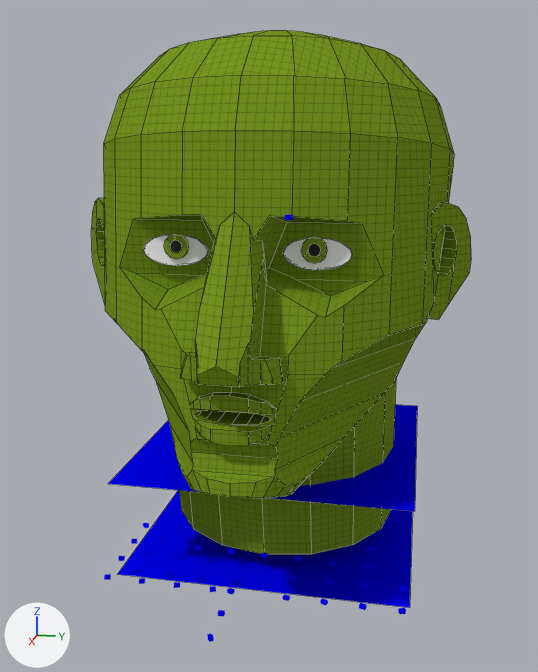
Before and after pictures for a commit that changed the Blender file test_arachnorig/blender/face.blend.
Rendered twice from a 50 mm lens placed at (191.9, 39.7, 49.5), pointed at (-11.2, -0.9, -1.2). The axes (+X, +Y, +Z) are drawn at lower left. The lights are the same throughout. Mesh edges are drawn as thin lines on the coarser meshes.

Names of what the first picture shows: 'mesh', 'xjlma_sbas', 'xsba'.
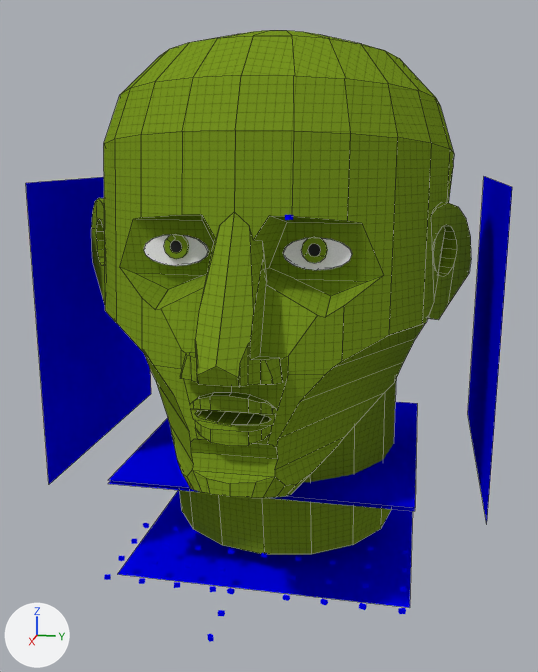
What differs and where, as boxes [x1, y1, x2, y2] in the pictures (538 x 672 px):
'XSlma01', added (blue)
    after: [26, 177, 151, 484]
'XSlma02', added (blue)
    after: [468, 176, 512, 524]
'XJlma_Slma', added (blue)
    after: [109, 402, 417, 508]
'xjlma_sbas', unchanged, covered by the edit
    before: [108, 405, 417, 511]
    after: [108, 481, 415, 511]

The change, as a list of edits to the scene's bpy script:
```text
Add ob_xslma02:
    ob_xslma02 = bpy.data.objects.new('XSlma02', me_plane_001.copy())  # the mesh of ob_xjlma_sbas
    ob_xslma02.location = (-30.0, 60.0, 0.0)
    ob_xslma02.rotation_euler = (1.571, 0.0, 3.142)  # degrees (90, 0, 180)
Add ob_xslma01:
    ob_xslma01 = bpy.data.objects.new('XSlma01', me_plane_001.copy())  # the mesh of ob_xjlma_sbas
    ob_xslma01.location = (-30.0, -60.0, 0.0)
    ob_xslma01.rotation_euler = (1.571, 0.0, 0.0)  # degrees (90, 0, 0)
Add ob_xjlma_slma:
    ob_xjlma_slma = bpy.data.objects.new('XJlma_Slma', me_plane_001.copy())  # the mesh of ob_xjlma_sbas
    ob_xjlma_slma.location = (-30.0, 0.0, -39.0)
```
